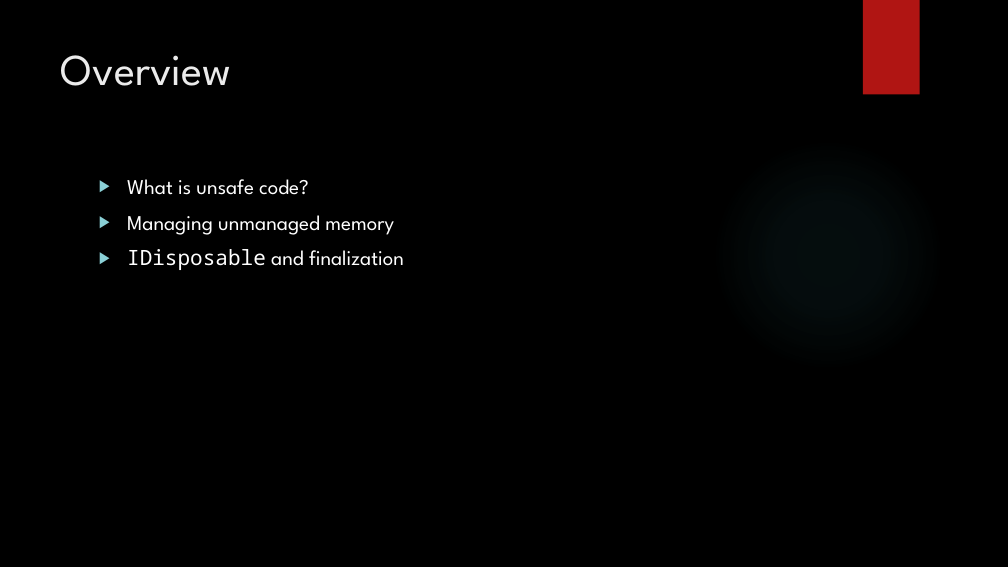
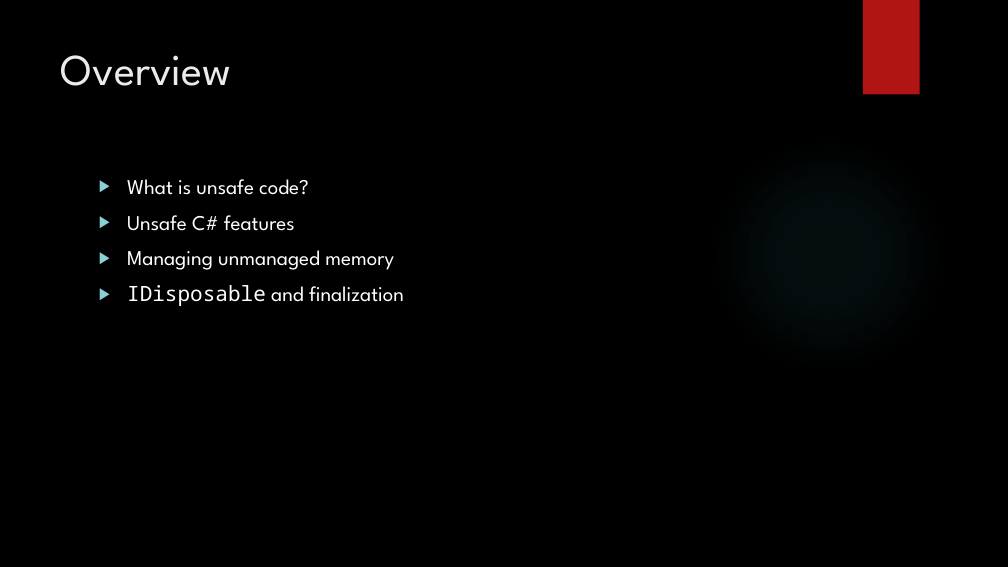
Before and after one commit to dennisdietrich/UnsafeCSharp, a slide deck: slide 2 of doc/Introduction to unsafe C#.pptx. Drawn at 1008x567 pixels with LibreOffice and Linux fonts; fonts in the diff are those of the drawing; background and template pictures are left out. Boxes give left, top, right and bottom in pixels: in the first picture for what was removed or moved away, otherwise in the second. Text is boxed around its words. In the diff, an @@ line names an element or a change of style, - is before the commit and + after.

```diff
--- a/doc/Introduction to unsafe C#.pptx
+++ b/doc/Introduction to unsafe C#.pptx
@@ text at (127,215,295,231): paragraph added @@
+▶ Unsafe C# features
```
Also in this commit, not shown: 1 other slide changed, 2 slides added, 5 other files.
